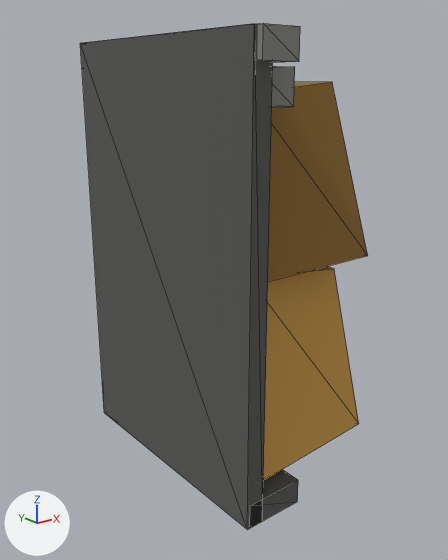
The glTF model game/public/models/cargo_sacks_loaded.glb as it was, and as the next commit left it.
Before and after are seen from a 50 mm camera at (-0.656, -0.805, 0.632) aimed at (-0.017, -0.006, 0.312). The lights are fixed; the arrows at lower left show +X, +Y and +Z. The older version comes first. Mesh edges are drawn as thin lines. Vertices at exactly the same position are counted once.

The first picture shows 'cargo_sacks_loaded'.
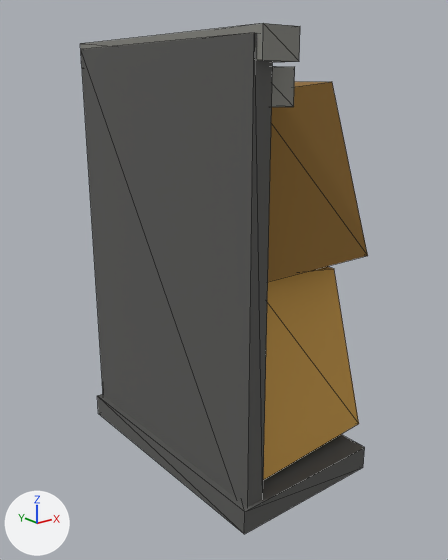
The change in detail:
me_cube is used by ob_cargo_sacks_loaded; location (0.0, 0.0, 0.0).
Before the commit, vertices of me_cube: 1 (-0.145, -0.222, 0.7) at pixel (254, 23), 3 (-0.145, 0.222, 0.7) at pixel (80, 43), 5 (-0.115, -0.222, 0.7), 7 (-0.115, 0.222, 0.7).
me_cube had 72 vertices, 108 faces and spanned x -0.145..0.142, y -0.232..0.232, z 0.0..0.7.
me_cube now has 72 vertices, 108 faces and spans x -0.155..0.142, y -0.232..0.232, z 0.0..0.7.
me_cube part 1: the loose piece of 8 vertices spanning x -0.14..-0.04, y -0.222..0.222, z 0.0..0.04 is scaled about its middle by (2.7, 1.02, 1), then moved by (0.07, 0.0, 0.0).
Part 2, on me_cube:
Vertices 1, 3, 5, 7 of me_cube move by (0.0, 0.0, -0.01).

Where the change shows, as pixel boxes [x1, y1, x2, y2] in the pictures (448 x 560 px; the box of a moved part takes in the faces that stretch with it):
'cargo_sacks_loaded', reshaped
    before: [80, 23, 368, 530]
    after: [80, 23, 368, 534]
part 1 of me_cube, moved or reshaped
    before: [250, 470, 298, 528]
    after: [97, 394, 365, 534]
part 2 of me_cube, moved or reshaped
    before: [80, 24, 263, 530]
    after: [81, 33, 263, 507]
